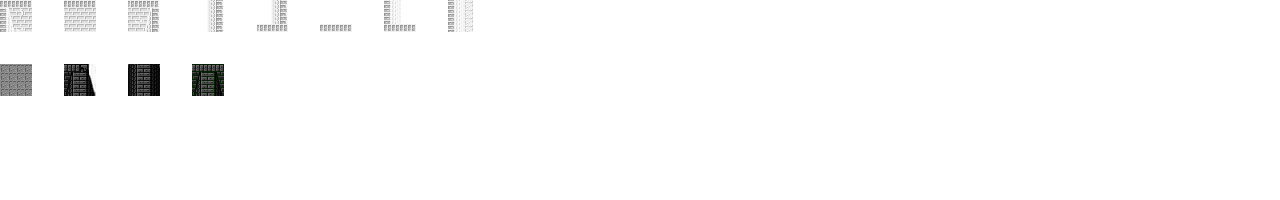
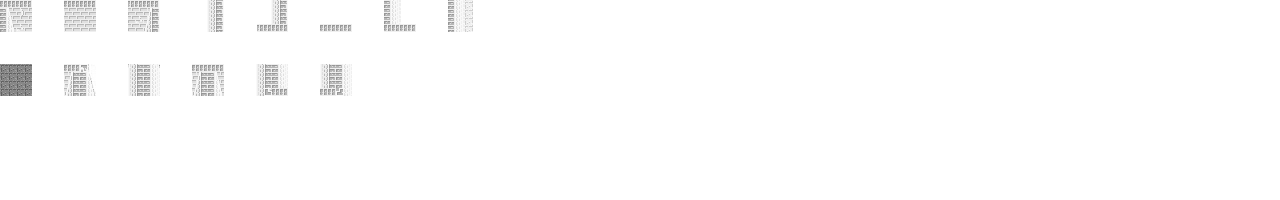
Two versions of the same layered image (1280 x 200). Layer-by-layer changes:
added layer "inner bottom right" above "inner bottom left" over [320, 64, 352, 96]
added layer "inner bottom left" above "inner top" over [256, 64, 288, 96]
painted on "inner top" over [192, 64, 224, 96]
painted on "inner vertical" over [128, 64, 160, 96]
painted on "inner top right" over [64, 64, 96, 96]
